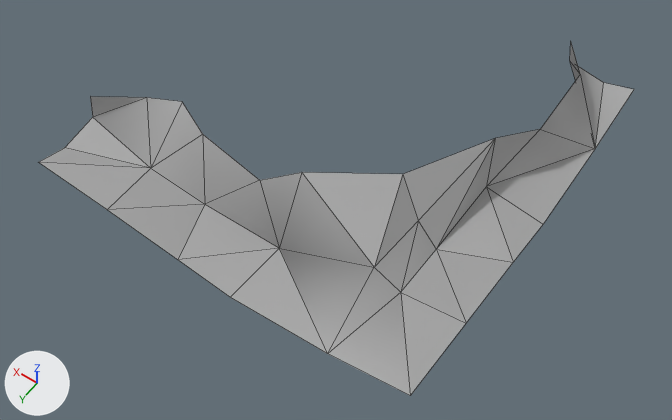
Two versions of the glTF model Rogue-Robots/Assets/Models/ModularBlocks/CornerRoofHanging1.gltf, one commit apart.
The view is the same before and after, from a 50 mm camera at (-4.27, 6.19, 12.69) aimed at (-0.41, 0.78, 4.19). Lighting does not change. The marker at lower left points along +X, +Y and +Z. Mesh edges are drawn as thin lines. Vertices at the same position are counted once.

In view in the first picture: 'CornerRoofHanging1'.
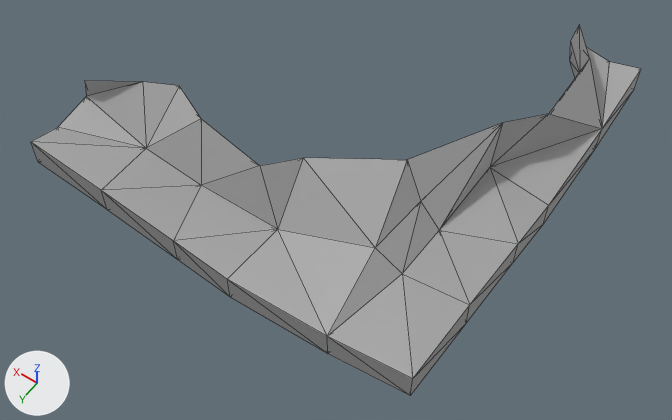
The change, as a list of edits to the scene's bpy script:
```text
Change me_scene_053:
    used by ob_cornerroofhanging1; location = (0.0, 0.0, 0.0)
    remove me_scene_053.from_pydata(...)  # 34 vertices, 40 faces; spans x -2.5..2.5, y -2.5..2.5, z 4.39..5.0
    add me_scene_053.from_pydata(...)  # 68 vertices, 188 faces; spans x -2.5..2.5, y -2.5..2.5, z 4.39..5.34
    me_scene_053 part 1
    4 vertices are added at (-2.05, -0.92, 5.34), (-1.71, -0.51, 5.34), (-2.5, -0.28, 4.74), (-0.28, 2.5, 4.74)
    21 new vertices lie (0.0, 0.0, 0.34) away from vertices in x -2.5..2.5, y -2.5..2.5, z 4.43..4.78
    9 new vertices lie (-0.07, 0.06, 0.34) away from vertices in x -1.95..2.5, y -2.5..1.59, z 5.0
    148 new faces join them
```

Boxes (x1, y1, x2, y2) around the edits, measured in the pictures (672 x 420 px):
'CornerRoofHanging1', reshaped
    before: (39, 43, 634, 395)
    after: (31, 25, 641, 395)
part 1 of me_scene_053, added
    after: (31, 25, 641, 395)
